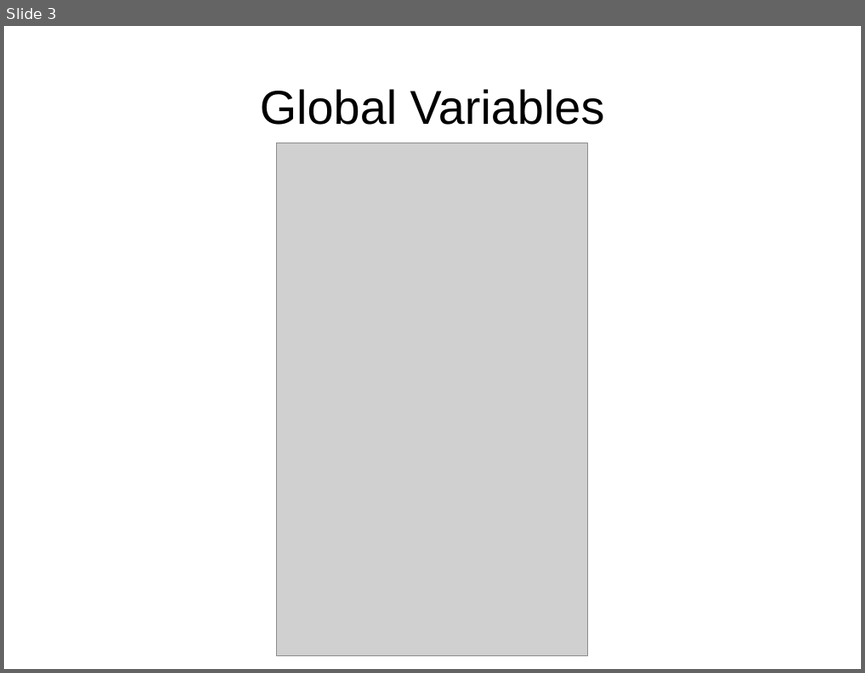
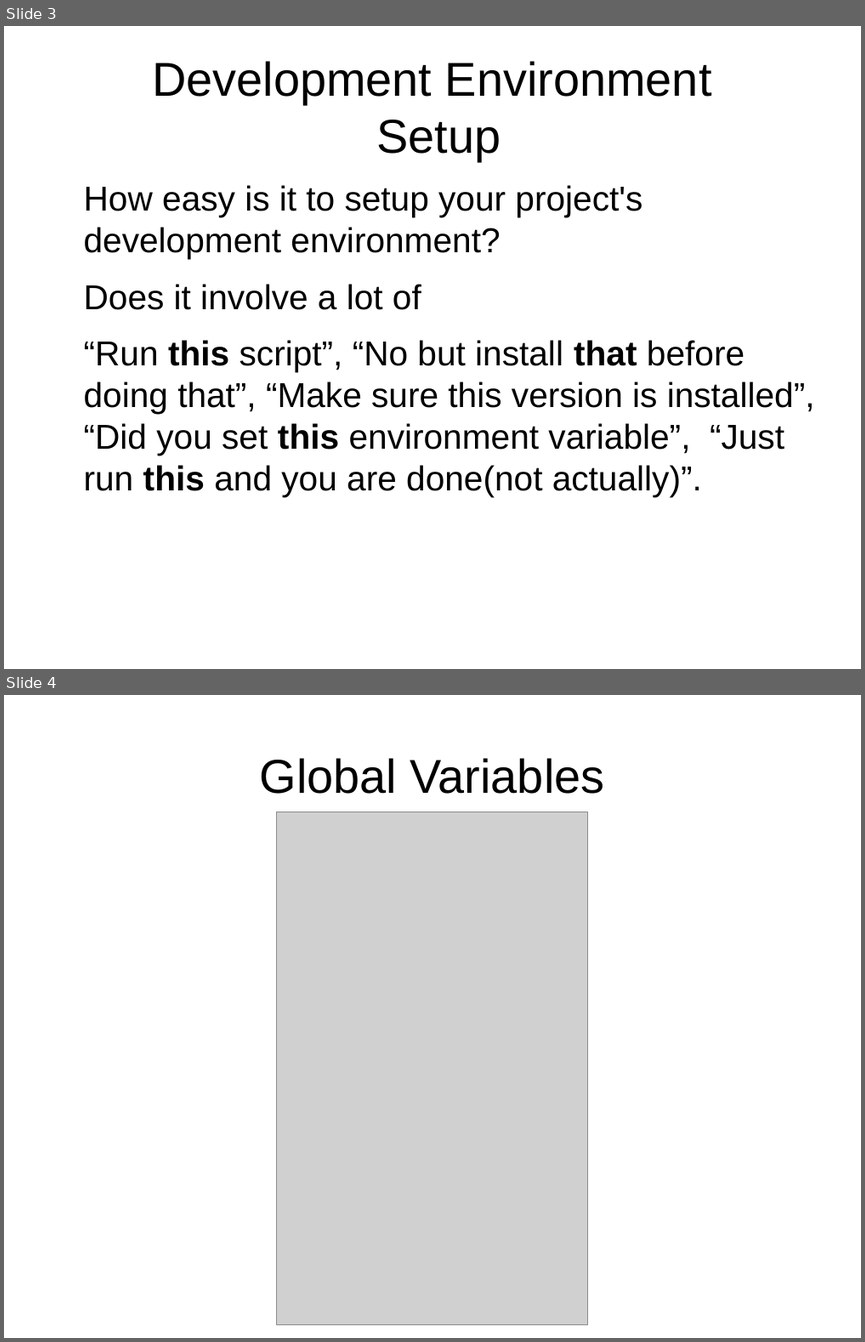
Before and after one commit to mihirk/presentation, a slide deck: kidding_me.odp. Shown one above the other, each under a label of ours: slide 3 before the commit, slides 3 and 4 after it. The pictures are 865x673 and 865x1342 pixels, drawn with LibreOffice and Linux fonts; fonts in the diff are those of the drawing; grey boxes stand for pictures. Boxes give left, top, right and bottom in pixels: in the first picture for what was removed or moved away, otherwise in the second. Text is boxed around its words. In the diff, an @@ line names an element or a change of style, - is before the commit and + after.

Commit message:
added devbox setup problem

```diff
--- a/kidding_me.odp
+++ b/kidding_me.odp
@@ slide 3 added at bbox=[4, 26, 861, 669], background #FFFFFF @@
@@ title added at bbox=[152, 61, 712, 161], 44 pt, text #000000 @@
+Development Environment
+Setup
@@ text added at bbox=[84, 185, 815, 496], 32 pt, text #000000 @@
+How easy is it to setup your project's development environment?
+Does it involve a lot of
+“Run this script”, “No but install that before doing that”, “Make sure this version is installed”, “Did you set this environment variable”, “Just run this and you are done(not actually)”.
@@ what was slide 3 is now slide 4 @@
```
